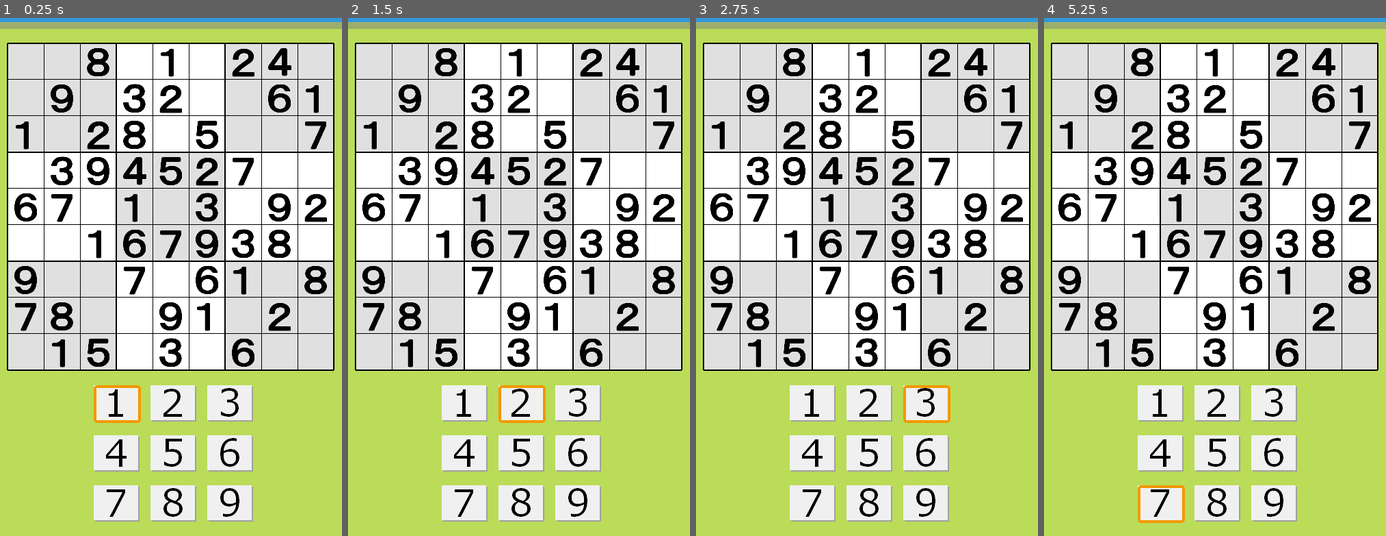
Above: before the commit, frames 1-4 (left to right).
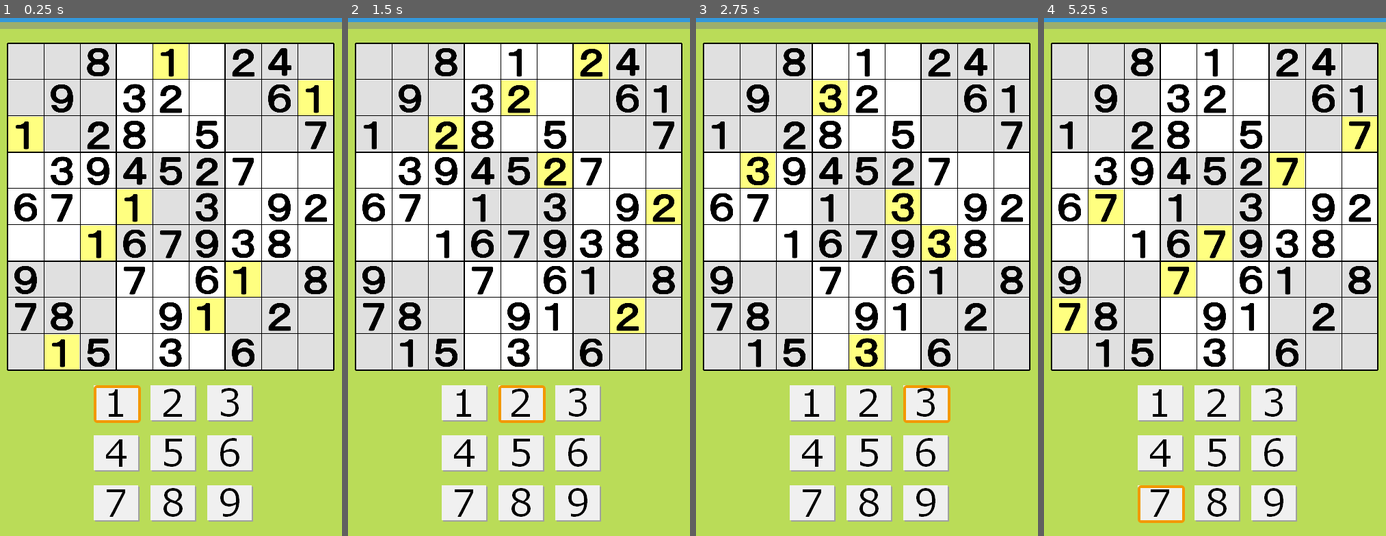
Above: after the commit, the same moments.

Repository: vivisuke/GodotSudoku
Game: Godot game, scene res://Main.tscn
Two runs of this game, one before a commit and one after it. Both use one fixed random seed, a clock stepped at 60 frames per second and the inputs below.
Inputs (mouse positions are in pixels of both pictures, inside the frame that each line leads up to):
- Up to frame 1 (0.25 s): no input
- Up to frame 2 (1.5 s): click (464, 401) at 0.5 s; click (522, 401) at 1.25 s
- Up to frame 3 (2.75 s): click (925, 401) at 2 s
- Up to frame 4 (5.25 s): click (1160, 453) at 2.75 s; click (1218, 453) at 3.5 s; click (1273, 453) at 4.25 s; click (1160, 504) at 5 s

The runs differ from the first frame. In frame 1, 4.8% of the frame differs, in the area x 2-98%, y 5-68%; in frame 2, 3.1%; in frame 3, 2.6%; in frame 4, 3.4%.

Commit message:
0017 ◎ C 03/20 03/20 0.001│ToDo│選択されている数字セルを強調

Diff:
--- a/GodotSudoku/Main.gd
+++ b/GodotSudoku/Main.gd
@@ -20,6 +20,7 @@
 	var btn = get_node(name)
 	$numButtonCursor.rect_position = btn.rect_global_position
 	set_quest("008010240090320061102805007039452700 670103092 001679380 900706108 780091020 015030600")
+	update_cell_cursor()
 	pass # Replace with function body.
 func is_clue(x, y):
 	var n = $CenterContainer/numTileMap.get_cell(x, y)
@@ -49,7 +50,17 @@
 			#	usedNums[n-1] += 1
 			set_cell_clue(ix%9, ix/9, n)
 			ix += 1
-
+func show_cell_cursor(x, y, b):
+	$CenterContainer/cursorTileMap.set_cell(x, y, 0 if b else -1)
+func update_cell_cursor():
+	for y in range(9):
+		for x in range(9):
+			var cn = get_cell_num(x, y)
+			show_cell_cursor(x, y, cur_numButton == cn)
+			#if selected_num == 0 || selected_num != cn:
+			#	$cursorTileMap.set_cell(x, y, -1)	# カーソル非表示
+			#else:
+			#	$cursorTileMap.set_cell(x, y, 0)	# カーソル表示
 func posToXY(pos):
 	var xy = Vector2(-1, -1)
 	if pos.x >= BOARD_ORG_X && pos.x < BOARD_ORG_X + BOARD_WIDTH:
@@ -81,6 +92,7 @@
 	pass
 
 func numButton_pressed(num):
+	cur_numButton = num
 	#print("num ", num, " pressed")
 	var hbc = (num - 1) / 3 + 1
 	var name = str("MarginContainer/VBoxContainer/HBoxContainer", hbc, "/numButton", num)
@@ -88,7 +100,7 @@
 	var btn = get_node(name)
 	#print(btn.rect_global_position)
 	$numButtonCursor.rect_position = btn.rect_global_position
-	cur_numButton = num
+	update_cell_cursor()
 func _on_numButton1_pressed():
 	numButton_pressed(1)
 func _on_numButton2_pressed():
Not shown, changed: GodotSudoku.spr
